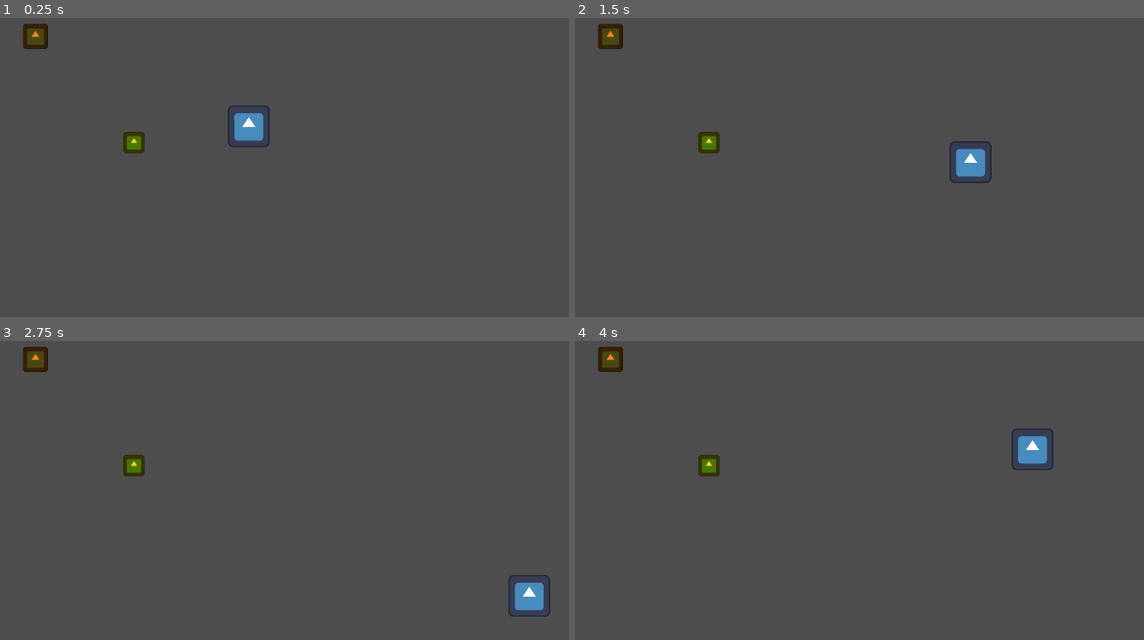
Above: before the commit, frames 1-4 (two rows, left to right).
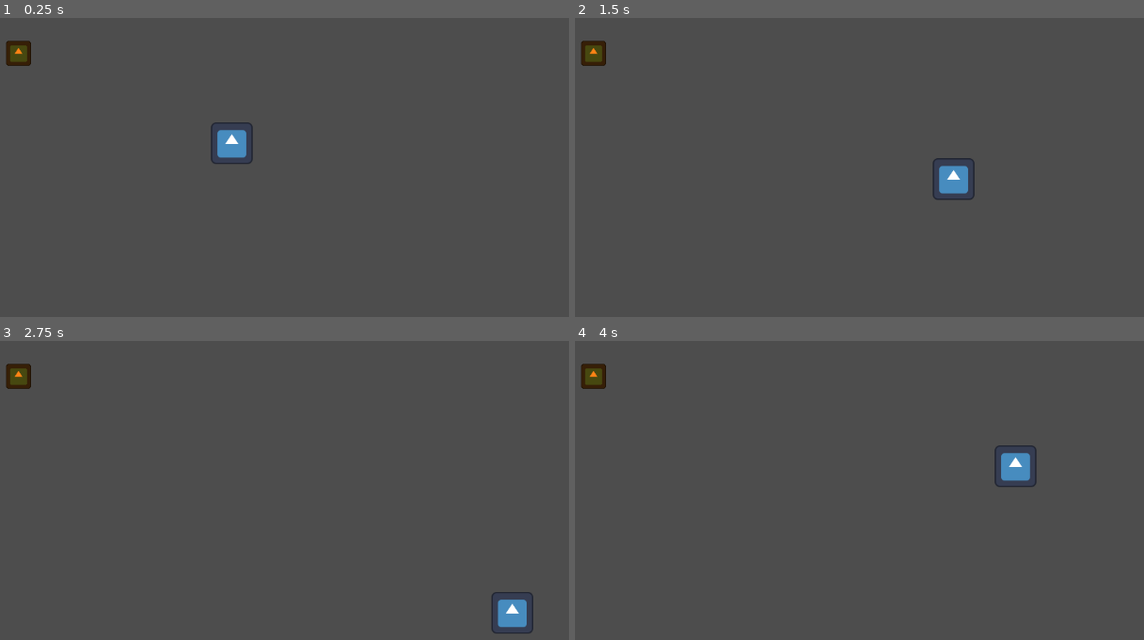
Above: after the commit, the same moments.

Repository: kurushimee/fear-the-weak
Game: Godot game, scene res://scenes/main.tscn
The game is run twice, just before and just after one commit, with the same random seed, the same clock (stepped at 60 frames per second) and the same inputs. The engine's default icon, where the game draws it, is replaced by a stand-in: a white triangle on a blue panel in a dark square.
Inputs:
- Up to frame 1 (0.25 s): no input
- Up to frame 2 (1.5 s): tap Enter at 0.5 s; hold D (move_right) 0.53-1.28 s; hold Space (interact) 0.53-1.28 s; hold S (move_down) from 1.28 s (still down); tap Space (interact) at 1.35 s
- Up to frame 3 (2.75 s): release S (move_down) at 2.03 s; hold D (move_right) from 2.03 s (still down); hold Space (interact) from 2.03 s (still down)
- Up to frame 4 (4 s): release D (move_right) at 2.78 s; release Space (interact) at 2.78 s; hold W (move_up) 2.78-3.53 s; tap Space (interact) at 2.85 s; hold A (move_left) from 3.53 s (still down); hold Space (interact) from 3.53 s (still down)

The runs differ from the first frame. In frame 1, 2.0% of the frame differs, in the area x 0-48%, y 1-49%; in frame 2, 2.0%; in frame 3, 2.0%; in frame 4, 2.0%.

Commit message:
refactor: remove collectible object and associated scripts

Diff:
--- a/scenes/levels/gym.tscn
+++ b/scenes/levels/gym.tscn
@@ -1,15 +1,8 @@
-[gd_scene load_steps=3 format=3 uid="uid://jisgdhf1or07"]
+[gd_scene load_steps=2 format=3 uid="uid://jisgdhf1or07"]
 
 [ext_resource type="PackedScene" uid="uid://j8310dctoxdc" path="res://scenes/objects/radio.tscn" id="2_u6nip"]
-[ext_resource type="PackedScene" uid="uid://c3c4tswrdhj0p" path="res://scenes/objects/collectible.tscn" id="3_n4mda"]
 
 [node name="Gym" type="Node2D"]
 
-[node name="Collectible" parent="." instance=ExtResource("3_n4mda")]
-position = Vector2(400, 350)
-
 [node name="Radio" parent="." instance=ExtResource("2_u6nip")]
 position = Vector2(249, 187)
-
-[node name="Camera2D" type="Camera2D" parent="."]
-position = Vector2(550, 350)
--- a/scenes/objects/collectible.tscn
+++ /dev/null
@@ -1,29 +0,0 @@
-[gd_scene load_steps=5 format=3 uid="uid://c3c4tswrdhj0p"]
-
-[ext_resource type="Script" uid="uid://bvmlw55aiyh4s" path="res://scripts/gameplay/objects/collectible.gd" id="1_bcjjy"]
-[ext_resource type="Texture2D" uid="uid://deg7hoorwgpw8" path="res://icon.svg" id="2_yeglt"]
-[ext_resource type="Script" uid="uid://dy178k3wrfhwp" path="res://scripts/gameplay/interactable.gd" id="3_03wdo"]
-
-[sub_resource type="CircleShape2D" id="CircleShape2D_u3jlw"]
-radius = 32.0
-
-[node name="Collectible" type="Area2D"]
-collision_layer = 4
-collision_mask = 2
-script = ExtResource("1_bcjjy")
-
-[node name="CollisionShape2D" type="CollisionShape2D" parent="."]
-shape = SubResource("CircleShape2D_u3jlw")
-
-[node name="Sprite2D" type="Sprite2D" parent="."]
-modulate = Color(1, 0.85098, 0, 1)
-scale = Vector2(0.25, 0.25)
-texture = ExtResource("2_yeglt")
-
-[node name="AudioStreamPlayer" type="AudioStreamPlayer" parent="."]
-
-[node name="Interactable" type="Node" parent="."]
-script = ExtResource("3_03wdo")
-interaction_prompt = "Collect Key"
-
-[connection signal="interacted" from="Interactable" to="." method="_on_interacted"]
--- a/scripts/gameplay/objects/collectible.gd
+++ /dev/null
@@ -1,8 +0,0 @@
-extends Area2D
-
-@onready var interactable: Interactable = $Interactable
-
-
-func _on_interacted() -> void:
-	print("Collected a key")
-	interactable.is_active = false
Not shown, removed: scripts/gameplay/objects/collectible.gd.uid
